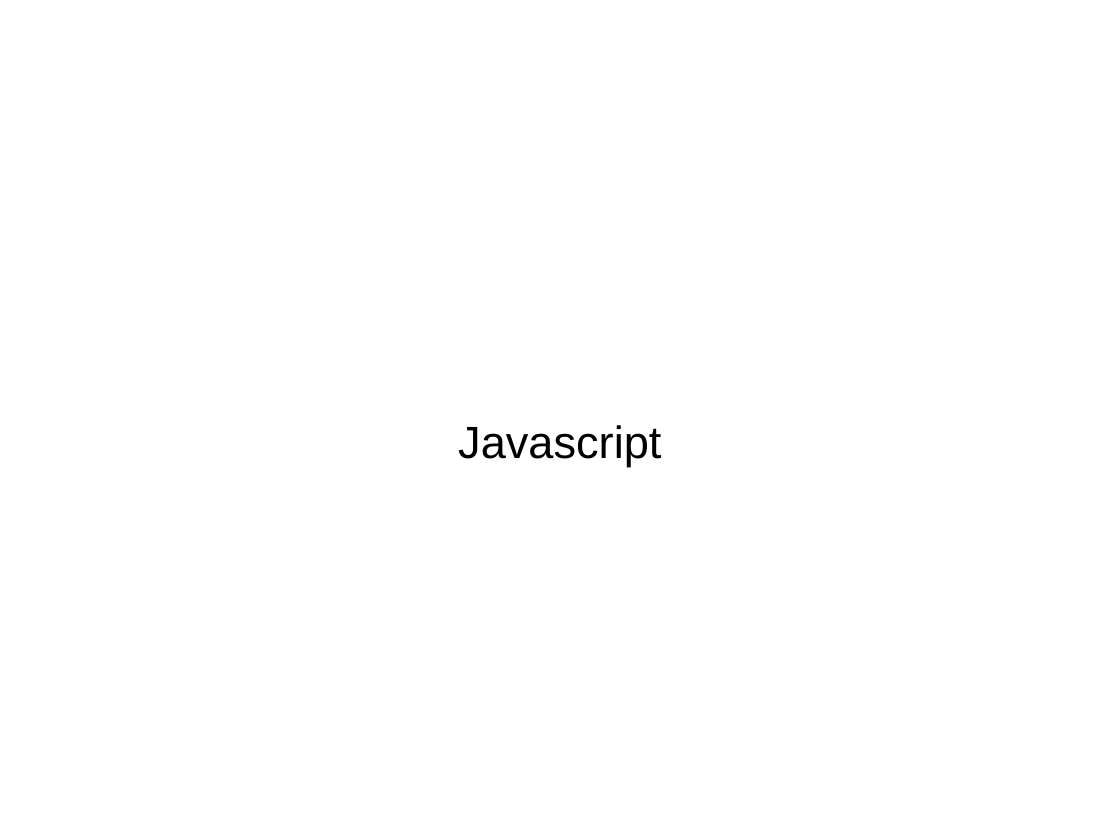
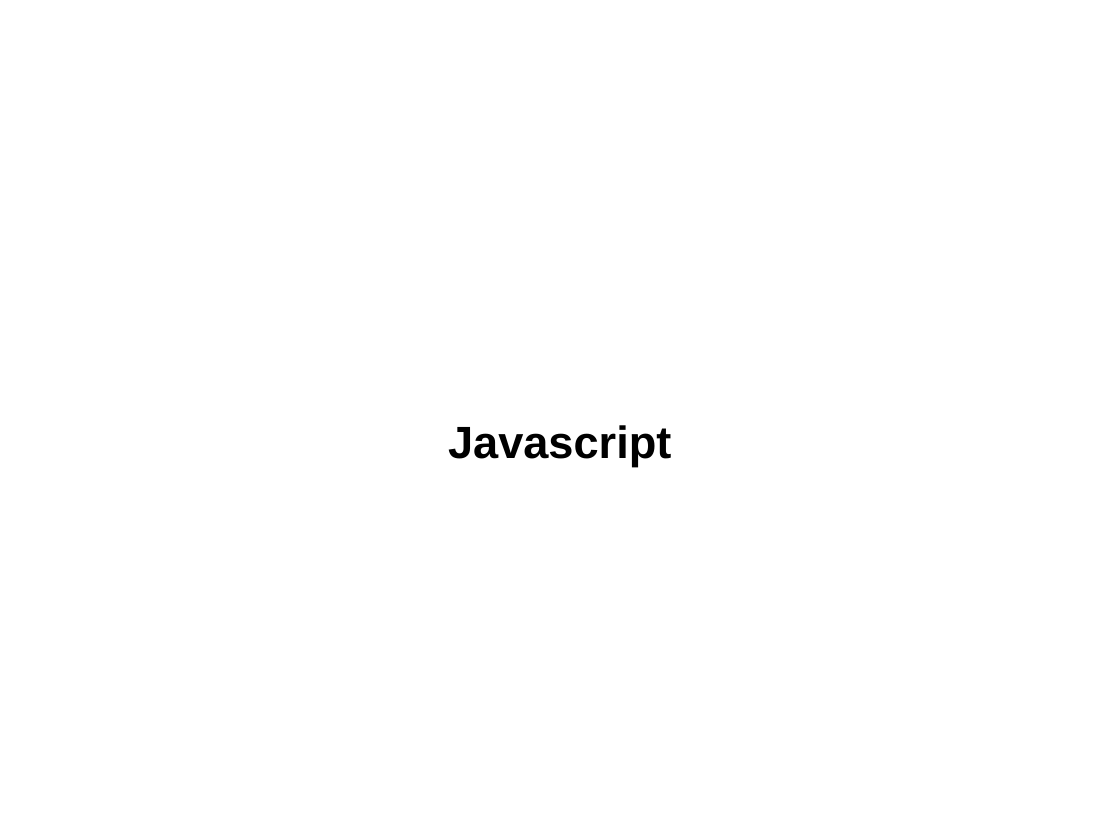
Before and after one commit to acouette/FormationJS, a slide deck: slide 1 of pres.pptx. Drawn at 1120x840 pixels with LibreOffice and Linux fonts; fonts in the diff are those of the drawing. Boxes give left, top, right and bottom in pixels: in the first picture for what was removed or moved away, otherwise in the second. Text is boxed around its words. In the diff, an @@ line names an element or a change of style, - is before the commit and + after.

```diff
--- a/pres.pptx
+++ b/pres.pptx
@@ text "Javascript" at <box>448,425,671,466</box>: bold on @@
```
Also in this commit, not shown: 4 other slides changed, 2 slides added, 2 slides removed, 2 other files.
